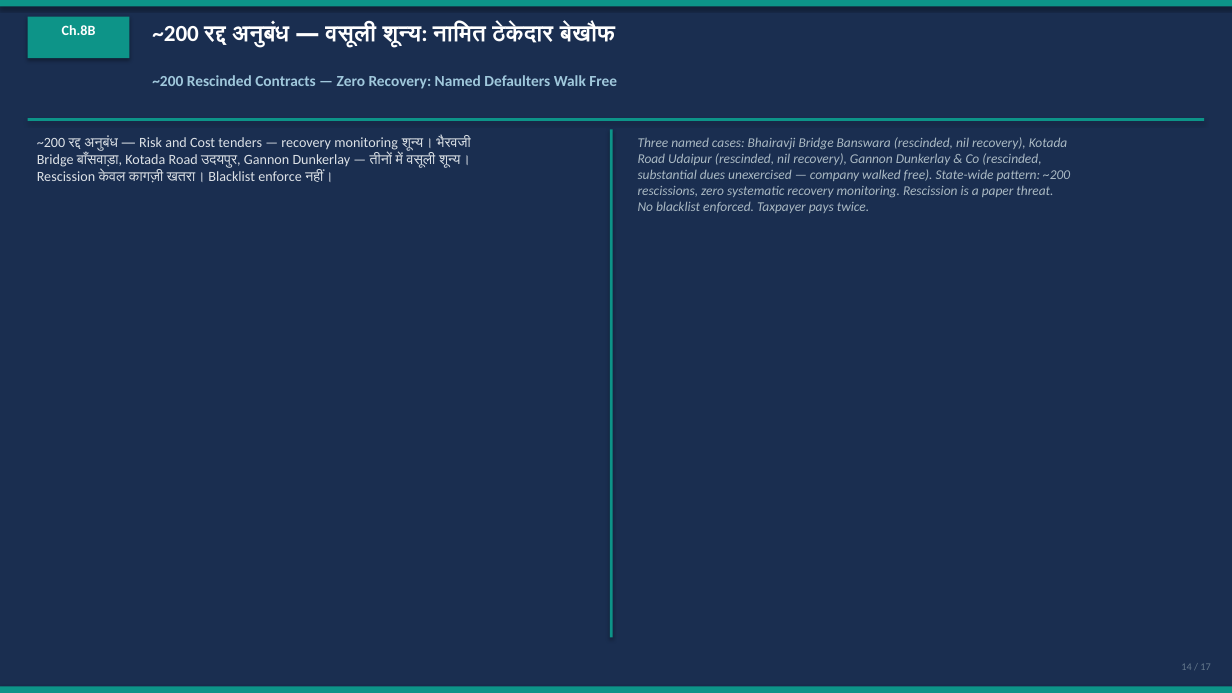
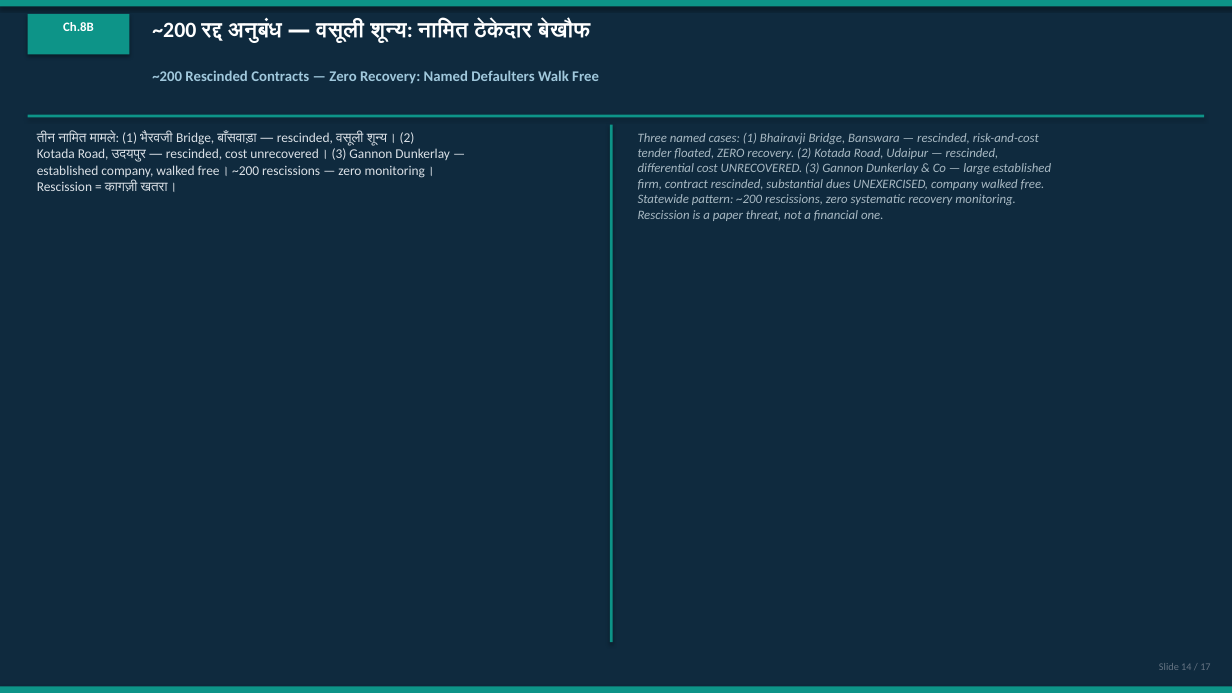
Before and after one commit to CRAJKUMARSINGH/News-Article-Elaborator, a slide deck: slide 14 of artifacts/rajasthan-ifms-crisis/IFMS-Rajasthan-Investigation.pptx. Drawn at 1232x693 pixels with LibreOffice and Linux fonts; fonts in the diff are those of the drawing. Boxes give left, top, right and bottom in pixels: in the first picture for what was removed or moved away, otherwise in the second. Text is boxed around its words. In the diff, an @@ line names an element or a change of style, - is before the commit and + after.

```diff
--- a/artifacts/rajasthan-ifms-crisis/IFMS-Rajasthan-Investigation.pptx
+++ b/artifacts/rajasthan-ifms-crisis/IFMS-Rajasthan-Investigation.pptx
@@ background #1A2E50 to #0F2A3E @@
@@ text "Ch.8B" at [63, 22, 94, 31]: size 11 to 10 pt @@
@@ text "~200 रद्द अनुबंध — वसूली ..." at [152, 20, 590, 43]: size 18 to 17 pt @@
@@ text "~200 Rescinded Contracts — Zero ..." at [152, 70, 599, 84]: size 12 to 11.5 pt @@
@@ rectangle: place and size @@
-rectangle at [28, 118, 1204, 121]
+rectangle at [28, 115, 1204, 117]
@@ text at [37, 132, 450, 192]: text changed; size 11 to 10.5 pt; text colour #DCE1E6 to #DAE0E6 @@
-~200 रद्द अनुबंध — Risk and Cost tenders — recovery monitoring शून्य। भैरवजी
-Bridge बाँसवाड़ा, Kotada Road उदयपुर, Gannon Dunkerlay — तीनों में वसूली शून्य।
-Rescission केवल कागज़ी खतरा। Blacklist enforce नहीं।
+तीन नामित मामले: (1) भैरवजी Bridge, बाँसवाड़ा — rescinded, वसूली शून्य। (2)
+Kotada Road, उदयपुर — rescinded, cost unrecovered। (3) Gannon Dunkerlay —
+established company, walked free। ~200 rescissions — zero monitoring।
+Rescission = कागज़ी खतरा।
@@ rectangle: place and size @@
-rectangle at [610, 129, 613, 638]
+rectangle at [610, 125, 613, 642]
@@ text at [638, 133, 1051, 221]: text changed; size 10.5 to 10 pt; text colour #AAB9C3 to #A8B9C3 @@
-Three named cases: Bhairavji Bridge Banswara (rescinded, nil recovery), Kotada
-Road Udaipur (rescinded, nil recovery), Gannon Dunkerlay & Co (rescinded,
-substantial dues unexercised — company walked free). State-wide pattern: ~200
-rescissions, zero systematic recovery monitoring. Rescission is a paper threat.
-No blacklist enforced. Taxpayer pays twice.
+Three named cases: (1) Bhairavji Bridge, Banswara — rescinded, risk-and-cost
+tender floated, ZERO recovery. (2) Kotada Road, Udaipur — rescinded,
+differential cost UNRECOVERED. (3) Gannon Dunkerlay & Co — large established
+firm, contract rescinded, substantial dues UNEXERCISED, company walked free.
+Statewide pattern: ~200 rescissions, zero systematic recovery monitoring.
+Rescission is a paper threat, not a financial one.
@@ text at [1159, 663, 1210, 670]: text changed; text colour #64788C to #647382 @@
-14 / 17
+Slide 14 / 17
```
Also in this commit, not shown: 17 other slides changed, 6 other files.
